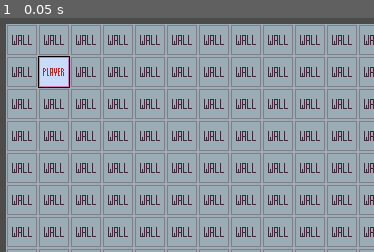
Above: before the commit, frame 1.
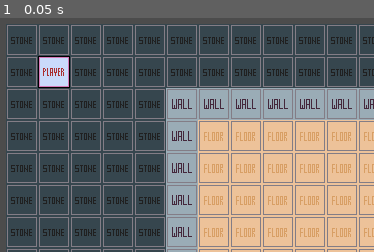
Above: after the commit, the same moment.

Repository: PiotrDawidziuk/mapgen01
Game: Godot game, scene res://Game.tscn
Same seed, same stepped clock (60 frames per second), same inputs: the game is played once before the commit and once after it.
Inputs:
- Up to frame 1 (0.05 s): no input

The runs differ from the first frame. In frame 1, 73% of the frame differs, in the area x 1-100%, y 2-100%.

Commit message:
classes added to break level building code into pieces'

Diff:
--- a/Game.tscn
+++ b/Game.tscn
@@ -1,18 +1,22 @@
-[gd_scene load_steps=9 format=2]
+[gd_scene load_steps=11 format=2]
 
 [ext_resource path="res://art/wall.png" type="Texture" id=1]
 [ext_resource path="res://art/player.png" type="Texture" id=2]
 [ext_resource path="res://art/floor.png" type="Texture" id=3]
 [ext_resource path="res://art/door.png" type="Texture" id=4]
 [ext_resource path="res://Game.gd" type="Script" id=5]
+[ext_resource path="res://art/stone.png" type="Texture" id=6]
+
+[sub_resource type="ConvexPolygonShape2D" id=1]
+points = PoolVector2Array( 0, 0, 32, 0, 32, 32, 0, 32 )
 
 [sub_resource type="ConvexPolygonShape2D" id=2]
 points = PoolVector2Array( 0, 0, 32, 0, 32, 32, 0, 32 )
 
-[sub_resource type="ConvexPolygonShape2D" id=3]
+[sub_resource type="ConvexPolygonShape2D" id=4]
 points = PoolVector2Array( 0, 0, 32, 0, 32, 32, 0, 32 )
 
-[sub_resource type="TileSet" id=1]
+[sub_resource type="TileSet" id=3]
 0/name = "floor.png 0"
 0/texture = ExtResource( 3 )
 0/tex_offset = Vector2( 0, 0 )
@@ -37,20 +41,20 @@
 1/navigation_offset = Vector2( 0, 0 )
 1/shape_offset = Vector2( 0, 0 )
 1/shape_transform = Transform2D( 1, 0, 0, 1, 0, 0 )
-1/shape = SubResource( 2 )
+1/shape = SubResource( 1 )
 1/shape_one_way = false
 1/shape_one_way_margin = 1.0
 1/shapes = [ {
 "autotile_coord": Vector2( 0, 0 ),
 "one_way": false,
 "one_way_margin": 1.0,
-"shape": SubResource( 2 ),
+"shape": SubResource( 1 ),
 "shape_transform": Transform2D( 1, 0, 0, 1, 0, 0 )
 }, {
 "autotile_coord": Vector2( 0, 0 ),
 "one_way": false,
 "one_way_margin": 1.0,
-"shape": SubResource( 3 ),
+"shape": SubResource( 2 ),
 "shape_transform": Transform2D( 1, 0, 0, 1, 0, 0 )
 } ]
 1/z_index = 0
@@ -82,12 +86,33 @@
 3/shape_one_way_margin = 0.0
 3/shapes = [  ]
 3/z_index = 0
+4/name = "stone.png 4"
+4/texture = ExtResource( 6 )
+4/tex_offset = Vector2( 0, 0 )
+4/modulate = Color( 1, 1, 1, 1 )
+4/region = Rect2( 0, 0, 32, 32 )
+4/tile_mode = 0
+4/occluder_offset = Vector2( 0, 0 )
+4/navigation_offset = Vector2( 0, 0 )
+4/shape_offset = Vector2( 0, 0 )
+4/shape_transform = Transform2D( 1, 0, 0, 1, 0, 0 )
+4/shape = SubResource( 4 )
+4/shape_one_way = false
+4/shape_one_way_margin = 1.0
+4/shapes = [ {
+"autotile_coord": Vector2( 0, 0 ),
+"one_way": false,
+"one_way_margin": 1.0,
+"shape": SubResource( 4 ),
+"shape_transform": Transform2D( 1, 0, 0, 1, 0, 0 )
+} ]
+4/z_index = 0
 
 [node name="Game" type="Node2D"]
 script = ExtResource( 5 )
 
 [node name="TileMap" type="TileMap" parent="."]
-tile_set = SubResource( 1 )
+tile_set = SubResource( 3 )
 cell_size = Vector2( 32, 32 )
 format = 1
 
--- a/LevelBuilder.gd
+++ /dev/null
@@ -1,33 +0,0 @@
-extends Node
-
-class_name LevelBuilder
-
-#constants for level building
-const LEVEL_SIZES = [
-	Vector2(30,30),
-	Vector2(35,35),
-	Vector2(40,40),
-	Vector2(45,45),
-	Vector2(50,50)
-]
-
-const TILE_SIZE = 32
-const LEVEL_ROOM_COUNTS = [5,7,9,12,15]
-const MIN_ROOM_DIMENSION = 5
-const MAX_ROOM_DIMENSION = 8
-
-enum Tile {Floor, Wall, Player, Door}
-
-func build_level(rooms, map, tile_map, level_size, level_num):
-	# start with blank map
-
-	rooms.clear()
-	map.clear()
-	tile_map.clear()
-
-	level_size = LEVEL_SIZES[level_num]
-	for x in range (level_size.x):
-		map.append([])
-		for y in range (level_size.y):
-			map[x].append(Tile.Wall)
-			tile_map.set_cell(x,y,Tile.Wall)
--- a/project.godot
+++ b/project.godot
@@ -10,12 +10,30 @@
 
 _global_script_classes=[ {
 "base": "Node",
+"class": "GameConsts",
+"language": "GDScript",
+"path": "res://scripts/GameConsts.gd"
+}, {
+"base": "Node",
 "class": "LevelBuilder",
 "language": "GDScript",
-"path": "res://LevelBuilder.gd"
+"path": "res://scripts/LevelBuilder.gd"
+}, {
+"base": "Node",
+"class": "RoomAdder",
+"language": "GDScript",
+"path": "res://scripts/RoomAdder.gd"
+}, {
+"base": "Node",
+"class": "TileSetter",
+"language": "GDScript",
+"path": "res://scripts/TileSetter.gd"
 } ]
 _global_script_class_icons={
-"LevelBuilder": ""
+"GameConsts": "",
+"LevelBuilder": "",
+"RoomAdder": "",
+"TileSetter": ""
 }
 
 [application]
--- /dev/null
+++ b/scripts/GameConsts.gd
@@ -0,0 +1,18 @@
+extends Node
+
+class_name GameConsts
+
+const LEVEL_SIZES = [
+	Vector2(30,30),
+	Vector2(35,35),
+	Vector2(40,40),
+	Vector2(45,45),
+	Vector2(50,50)
+]
+
+const TILE_SIZE = 32
+const LEVEL_ROOM_COUNTS = [5,7,9,12,15]
+const MIN_ROOM_DIMENSION = 5
+const MAX_ROOM_DIMENSION = 8
+
+enum Tile {Floor, Wall, Player, Door, Stone}
--- /dev/null
+++ b/scripts/LevelBuilder.gd
@@ -0,0 +1,30 @@
+extends Node
+
+class_name LevelBuilder
+
+var tile_setter = TileSetter.new()
+var room_adder = RoomAdder.new()
+var consts = GameConsts.new()
+
+func build_level(rooms, map, tile_map, level_size, level_num):
+	# start with blank map
+
+	rooms.clear()
+	map.clear()
+	tile_map.clear()
+
+	level_size = consts.LEVEL_SIZES[level_num]
+	for x in range (level_size.x):
+		map.append([])
+		for y in range (level_size.y):
+			map[x].append(consts.Tile.Stone)
+			tile_map.set_cell(x,y,consts.Tile.Stone)
+
+
+
+	var free_regions =[Rect2(Vector2(2,2), level_size - Vector2(4,4))]
+	var num_rooms = consts.LEVEL_ROOM_COUNTS[level_num]
+	for i in range(num_rooms):
+		room_adder.add_room(free_regions, rooms, map, tile_map)
+		if free_regions.empty():
+			break
--- /dev/null
+++ b/scripts/RoomAdder.gd
@@ -0,0 +1,73 @@
+extends Node
+
+class_name RoomAdder
+
+var consts = GameConsts.new()
+var tile_setter = TileSetter.new()
+
+func add_room(free_regions, rooms, map, tile_map):
+	var region = free_regions[randi() % free_regions.size()]
+
+	var size_x = consts.MIN_ROOM_DIMENSION
+	if region.size.x > consts.MIN_ROOM_DIMENSION:
+		size_x += randi() % int(region.size.x - consts.MIN_ROOM_DIMENSION)
+
+	var size_y = consts.MIN_ROOM_DIMENSION
+	if region.size.y > consts.MIN_ROOM_DIMENSION:
+		size_y += randi() % int(region.size.y - consts.MIN_ROOM_DIMENSION)
+
+	size_x = min(size_x, consts.MAX_ROOM_DIMENSION)
+	size_y = min(size_y, consts.MAX_ROOM_DIMENSION)
+
+	var start_x = region.position.x
+	if region.size.x > size_x:
+		start_x += randi() % int(region.size.x - size_x)
+
+	var start_y = region.position.y
+	if region.size.y > size_y:
+		start_y += randi() % int(region.size.y - size_y)
+
+	var room = Rect2(start_x, start_y, size_x, size_y)
+	rooms.append(room)
+
+	for x in range(start_x, start_x + size_x):
+		tile_setter.set_tile(x, start_y, consts.Tile.Wall, map, tile_map)
+		tile_setter.set_tile(x, start_y + size_y - 1, consts.Tile.Wall, map, tile_map)
+
+	for y in range(start_y + 1, start_y + size_y - 1):
+		tile_setter.set_tile(start_x, y, consts.Tile.Wall, map, tile_map)
+		tile_setter.set_tile(start_x + size_x - 1, y, consts.Tile.Wall, map, tile_map)
+
+		for x in range(start_x + 1, start_x + size_x - 1):
+			tile_setter.set_tile(x, y, consts.Tile.Floor, map,tile_map)
+
+	cut_regions(free_regions, room)
+
+func cut_regions(free_regions, region_to_remove):
+	var removal_queue = []
+	var addition_queue = []
+
+	for region in free_regions:
+		if region.intersects(region_to_remove):
+			removal_queue.append(region)
+
+			var leftover_left = region_to_remove.position.x - region.position.x - 1
+			var leftover_right = region.end.x - region_to_remove.end.x - 1
+			var leftover_above = region_to_remove.position.y - region.position.y - 1
+			var leftover_below = region.end.y - region_to_remove.end.y - 1
+
+
+			if leftover_left >= consts.MIN_ROOM_DIMENSION:
+				addition_queue.append(Rect2(region.position, Vector2(leftover_left, region.size.y)))
+			if leftover_right >= consts.MIN_ROOM_DIMENSION:
+				addition_queue.append(Rect2(Vector2(region_to_remove.end.x + 1, region.position.y), Vector2(leftover_right, region.size.y)))
+			if leftover_above >= consts.MIN_ROOM_DIMENSION:
+				addition_queue.append(Rect2(region.position, Vector2(region.size.x, leftover_above)))
+			if leftover_below >= consts.MIN_ROOM_DIMENSION:
+				addition_queue.append(Rect2(Vector2(region.position.x, region_to_remove.end.y + 1), Vector2(region.size.x, leftover_below)))
+
+	for region in removal_queue:
+		free_regions.erase(region)
+
+	for region in addition_queue:
+		free_regions.append(region)
--- /dev/null
+++ b/scripts/TileSetter.gd
@@ -0,0 +1,7 @@
+extends Node
+
+class_name TileSetter
+
+func set_tile(x,y,type,map, tile_map):
+	map[x][y] = type
+	tile_map.set_cell(x,y,type)
Binary file added: art/stone.png
Not shown, added: art/stone.png.import
